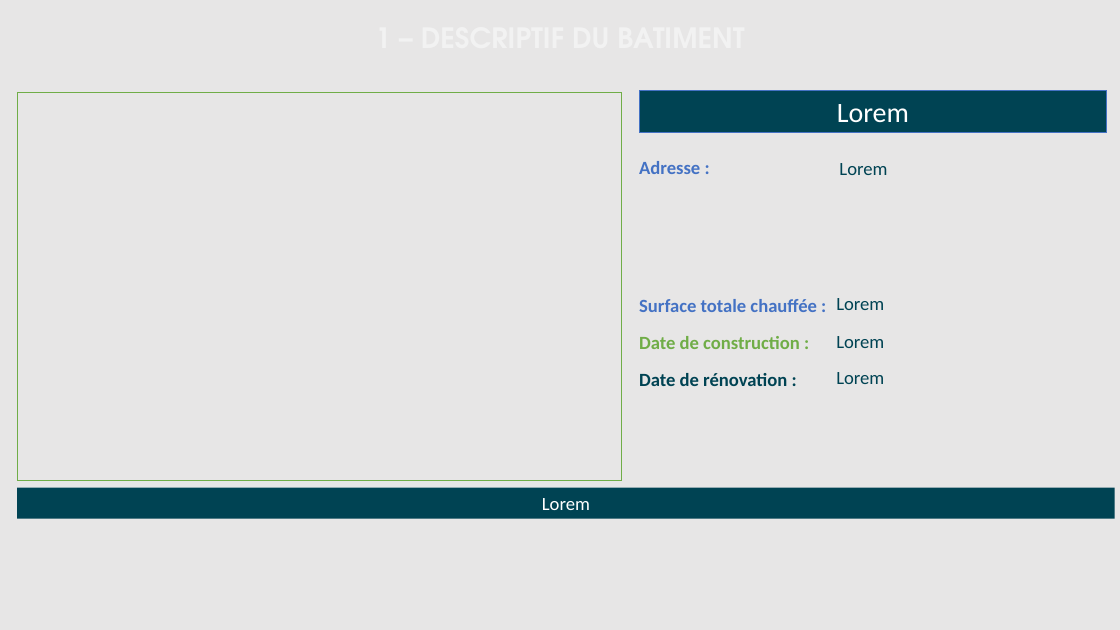
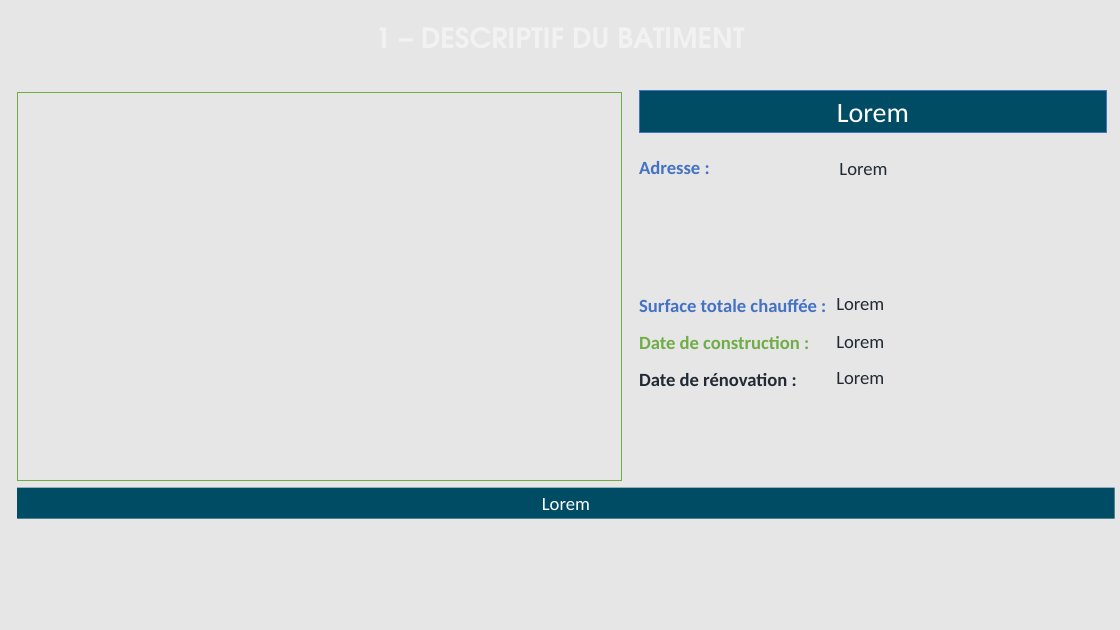
Before and after one commit to sigsieml/super-cep, a slide deck: slide 2 of app/src/main/assets/powerpointvierge.pptx. Drawn at 1120x630 pixels with LibreOffice and Linux fonts; fonts in the diff are those of the drawing; background and template pictures are left out. Boxes give left, top, right and bottom in pixels: in the first picture for what was removed or moved away, otherwise in the second. Text is boxed around its words. In the diff, an @@ line names an element or a change of style, - is before the commit and + after.

```diff
--- a/app/src/main/assets/powerpointvierge.pptx
+++ b/app/src/main/assets/powerpointvierge.pptx
@@ rectangle "Lorem" at <box>639,90,1107,132</box>: fill #004353 to #004C64 @@
@@ table at <box>639,157,834,390</box> @@
@@ text colour #004353 to #222B35 in "Date de rénovation :" @@
@@ text colour #004353 to #222B35 in 4 elements at <box>839,163,887,175</box>, <box>836,336,884,348</box>, <box>836,298,884,310</box>, <box>836,372,884,384</box> @@
@@ rectangle "Lorem" at <box>17,488,1115,519</box>: fill #004353 to #004C64 @@
```
Also in this commit, not shown: 6 other slides changed, 2 other files.
